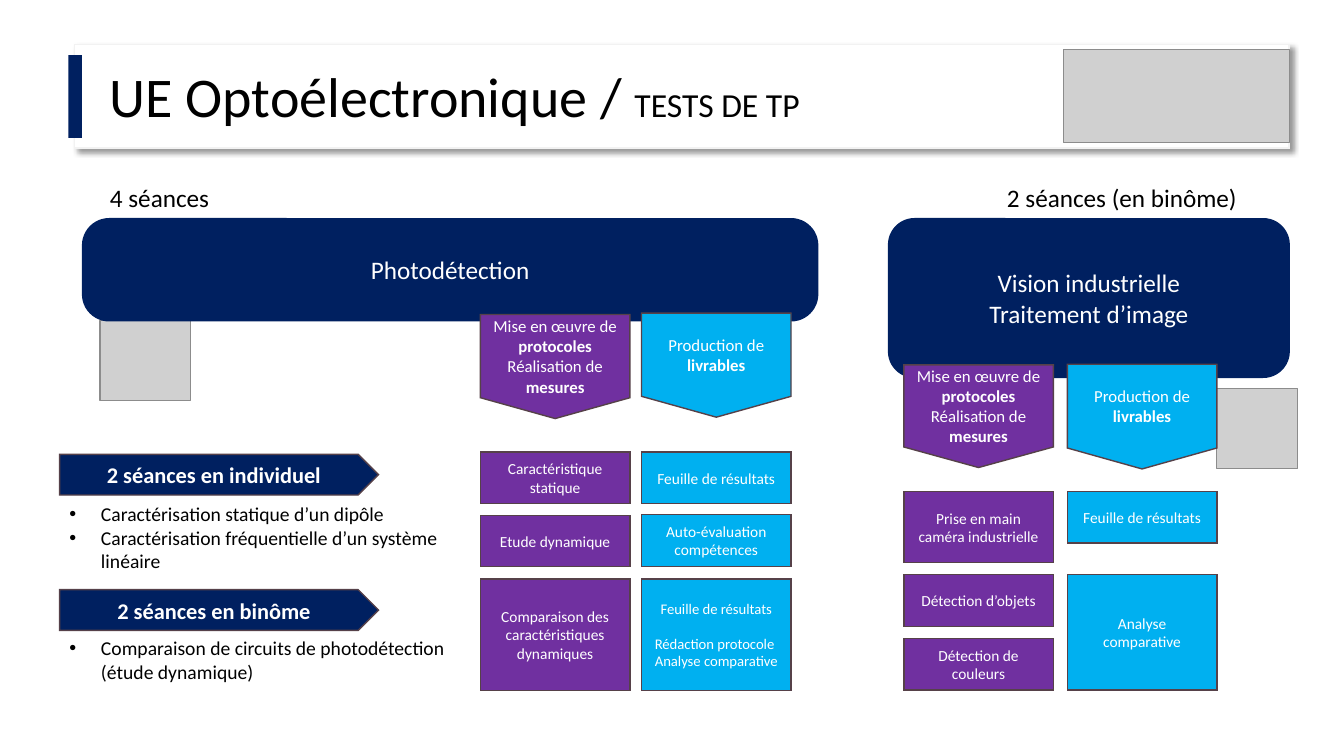
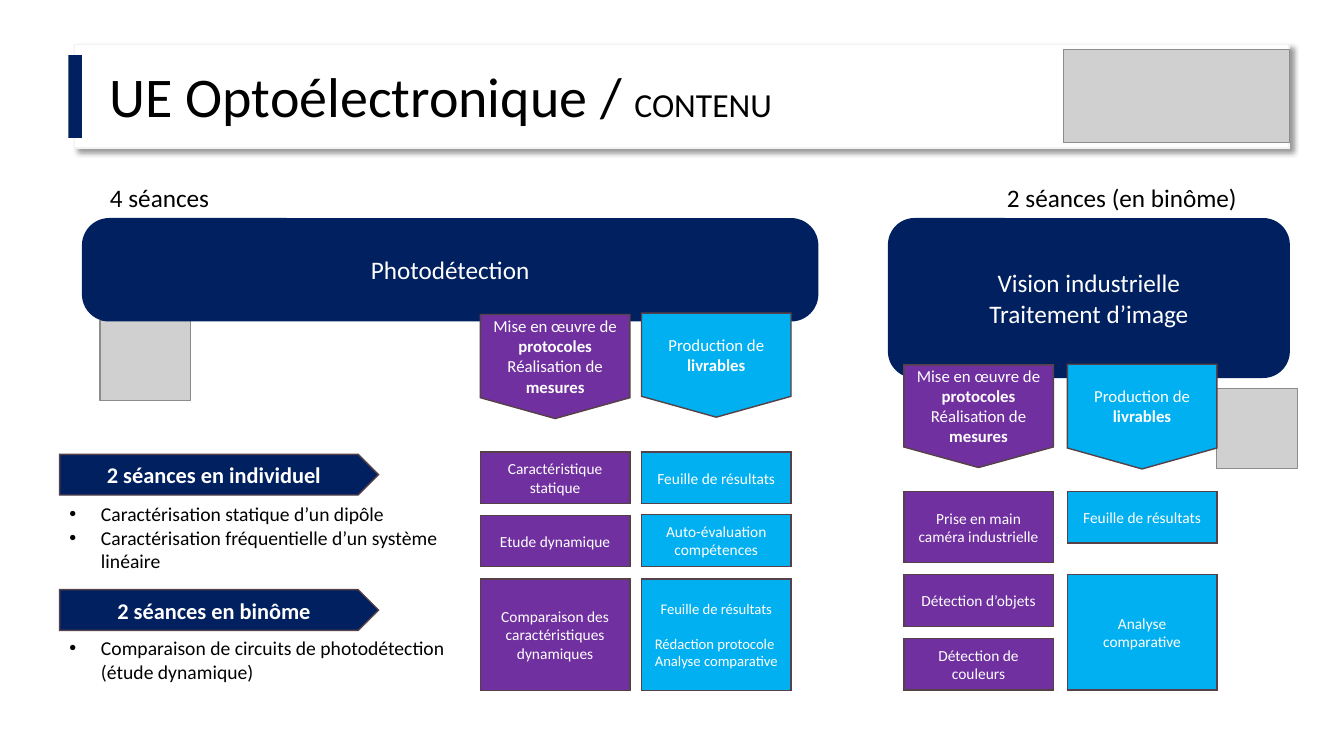
Before and after one commit to IOGS-Digital-Methods/semester-5, a slide deck: slide 7 of OptoElectronique/Cours/S5_Optoelectronique_2026_lite.pptx (slide 6 before the commit). Drawn at 1344x756 pixels with LibreOffice and Linux fonts; fonts in the diff are those of the drawing; grey boxes stand for pictures. Boxes give left, top, right and bottom in pixels: in the first picture for what was removed or moved away, otherwise in the second. Text is boxed around its words. In the diff, an @@ line names an element or a change of style, - is before the commit and + after.

```diff
--- a/OptoElectronique/Cours/S5_Optoelectronique_2026_lite.pptx
+++ b/OptoElectronique/Cours/S5_Optoelectronique_2026_lite.pptx
@@ text at (110, 78, 772, 126): text changed @@
-UE Optoélectronique / TESTS DE TP
+UE Optoélectronique / CONTENU
```
Also in this commit, not shown: 1 other slide changed, 4 slides added, 2 other files.
